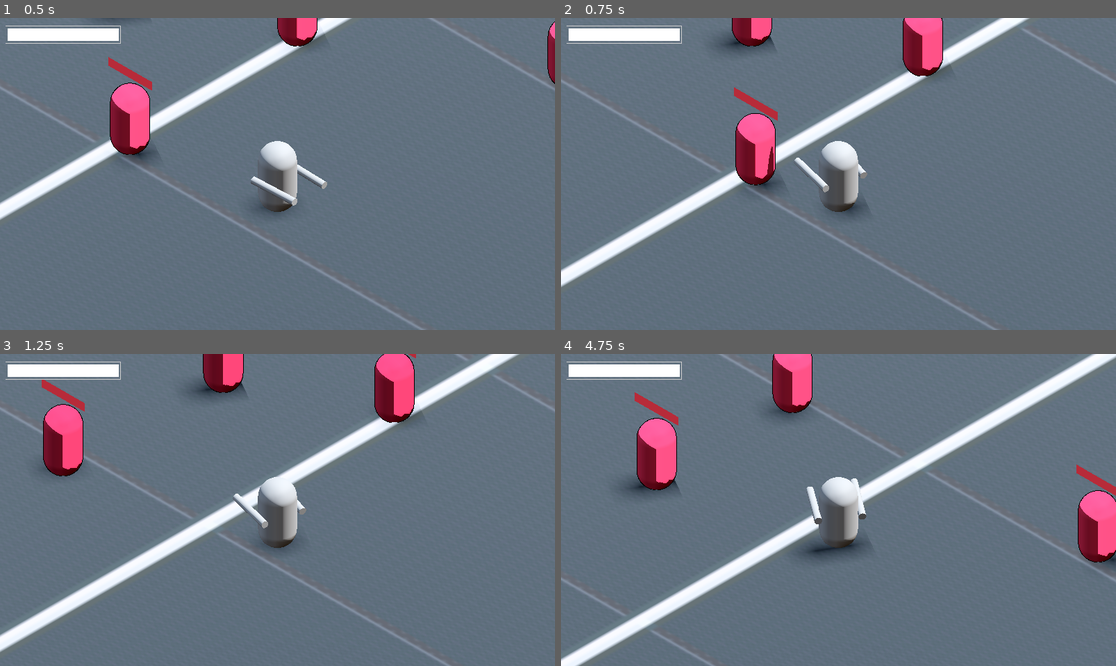
Above: before the commit, frames 1-4 (two rows, left to right).
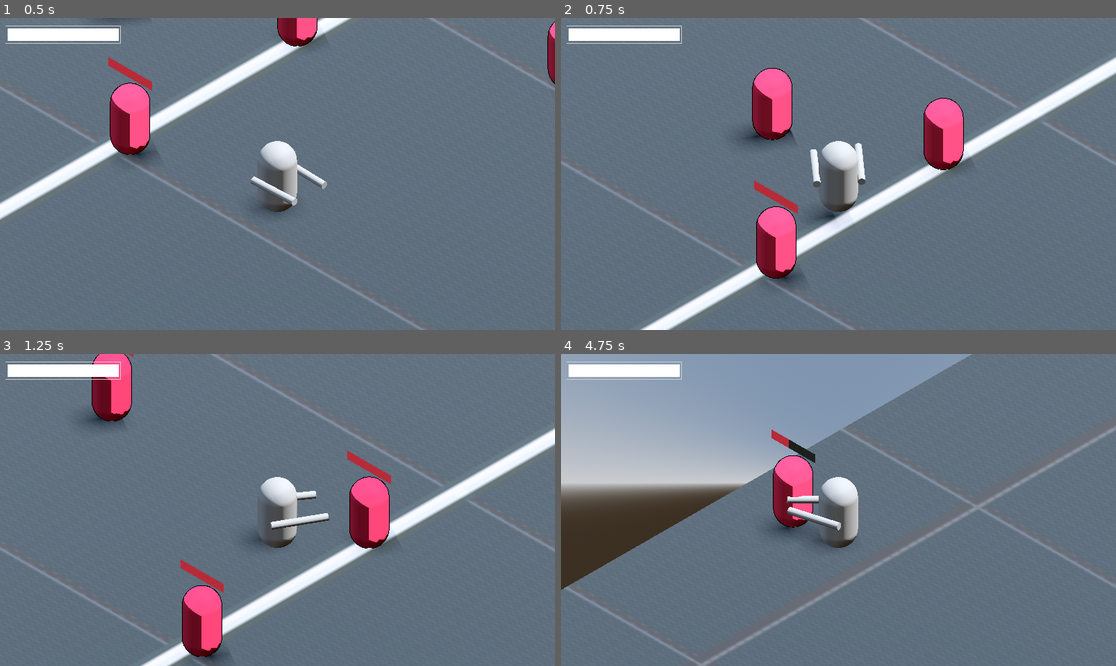
Above: after the commit, the same moments.

Repository: yashGhela/blame
Game: Godot game, scene res://levels/lab.tscn
The game is run twice, just before and just after one commit, with the same random seed, the same clock (stepped at 60 frames per second) and the same inputs. The project has no main scene, so this scene is started directly.
Inputs (mouse positions are in pixels of both pictures, inside the frame that each line leads up to):
- Up to frame 1 (0.5 s): no input
- Up to frame 2 (0.75 s): tap Enter at 0.5 s; move the mouse to (960, 158) at 0.52 s; hold D (right) from 0.53 s (still down); tap Q (snap) at 0.6 s
- Up to frame 3 (1.25 s): keep holding D (right); tap Space (jump) at 0.77 s
- Up to frame 4 (4.75 s): move the mouse to (727, 525) at 1.27 s; release D (right) at 1.28 s; hold S (back) 1.28-2.03 s; right-click (727, 525) at 1.35 s; tap Space (jump) at 1.52, 3.02, 3.77, 4.52 s; tap Q (snap) at 1.55, 2.3, 3.05, 3.6, 4.35 s; move the mouse to (894, 441) at 2.02 s; hold D (right) 2.03-2.78 s; click (894, 441) at 2.1 s; move the mouse to (810, 572) at 2.77 s; hold W (forward) 2.78-3.53 s; tap E (interact) at 2.85 s; move the mouse to (1005, 556) at 3.52 s; hold A (left) from 3.53 s (still down); move the mouse to (672, 463) at 4.27 s

Frame 1 is identical in both runs. In frame 2, 18% of the frame differs, in the area x 0-100%, y 0-100%; in frame 3, 19%; in frame 4, 38%.

Commit message:
fixed lock snapping problems, removed redundant signals

Diff:
--- a/scripts/enemy_detector.gd
+++ b/scripts/enemy_detector.gd
@@ -7,56 +7,6 @@
 var closest_enemy_distance:=1
 @onready var player_combat_system: CharacterBody3D = $".."
 
-
-func _process(delta: float) -> void:
-	Signalbus.connect("enter_flowing",Callable(self,"set_finishers"))
-	Signalbus.connect("break_flowing", Callable(self,  "clear_finishers"))
-
-
-
-func set_finishers():
-	player_combat_system.can_finish=true
-	for enemy in get_tree().get_nodes_in_group("Enemy"):
-		var rand = randi_range(1,2)
-
-		if rand==1:
-			enemy.is_finish=true
-		elif rand==2:
-			enemy.is_finish=false
-
-
-
-
-func clear_finishers():
-	for enemy in get_tree().get_nodes_in_group("Enemy"):
-		enemy.is_finish=false
-
-
-func add_next_enemy():
-	for enemy in get_tree().get_nodes_in_group("Enemy"):
-		if enemy.is_finish==false:
-			enemy.is_finish=true
-			break
-
-
-func get_closest_finishable_enemy()-> CharacterBody3D:
-	var closest: CharacterBody3D = null
-	var closest_distance := INF
-
-	for enemy in get_tree().get_nodes_in_group("Enemy"):
-		if enemy == null:
-			continue
-
-		if enemy.is_finish:
-			var distance := player_combat_system.global_position.distance_squared_to(enemy.global_position)
-
-			if distance < closest_distance:
-				closest_distance = distance
-				closest = enemy
-
-	if closest==null:
-		Signalbus.break_flowing.emit()
-	return closest
 
 
 func get_closest_enemy() -> CharacterBody3D:
--- a/scripts/player.gd
+++ b/scripts/player.gd
@@ -60,7 +60,7 @@
 
 func _physics_process(delta: float) -> void:
 
-	if is_snapping or snap_cooldown:
+	if is_snapping:
 		velocity = Vector3.ZERO
 		return
 
@@ -166,7 +166,7 @@
 
 
 func snap():
-	snap_target = enemy_detector.get_closest_enemy()
+	snap_target = enemy_detector.get_furthest_enemy()
 
 	if snap_target==null:
 		return
@@ -216,6 +216,7 @@
 
 
 
+
 func enable_hand_1():
 	hand_1_col.disabled = false
 
